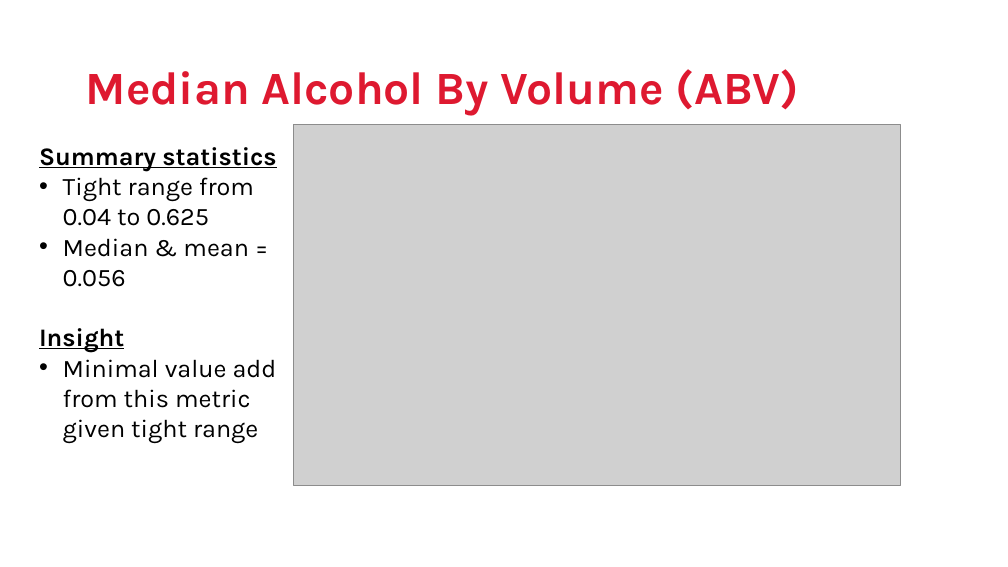
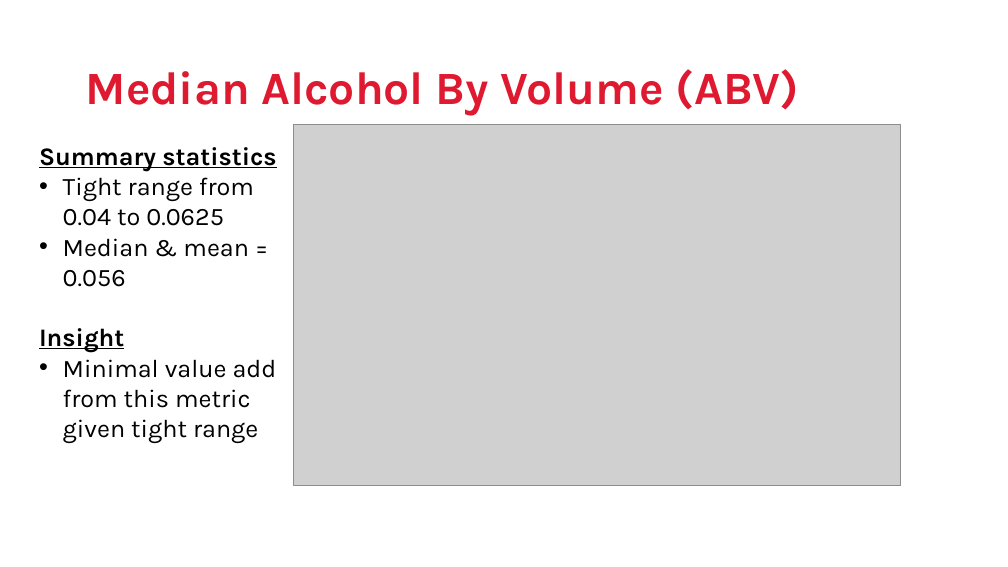
Before and after one commit to jeffnreed/DDS_Project1, a slide deck: slide 4 of DDS Project1 - Reed_Miller.pptx. Drawn at 1008x567 pixels with LibreOffice and Linux fonts; fonts in the diff are those of the drawing; grey boxes stand for pictures; background and template pictures are left out. Boxes give left, top, right and bottom in pixels: in the first picture for what was removed or moved away, otherwise in the second. Text is boxed around its words. In the diff, an @@ line names an element or a change of style, - is before the commit and + after.

```diff
--- a/DDS Project1 - Reed_Miller.pptx
+++ b/DDS Project1 - Reed_Miller.pptx
@@ text at bbox=[63, 177, 254, 226]: text changed @@
-• Tight range from 0.04 to 0.625
+• Tight range from 0.04 to 0.0625
```
Also in this commit, not shown: 2 other slides changed.
